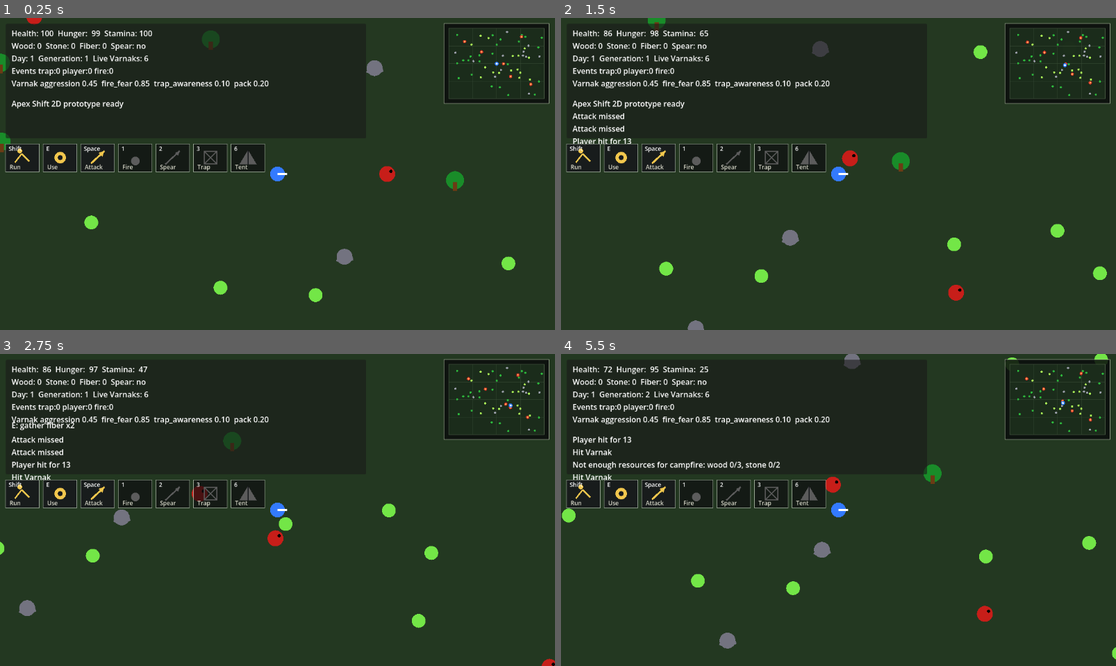
Above: before the commit, frames 1-4 (two rows, left to right).
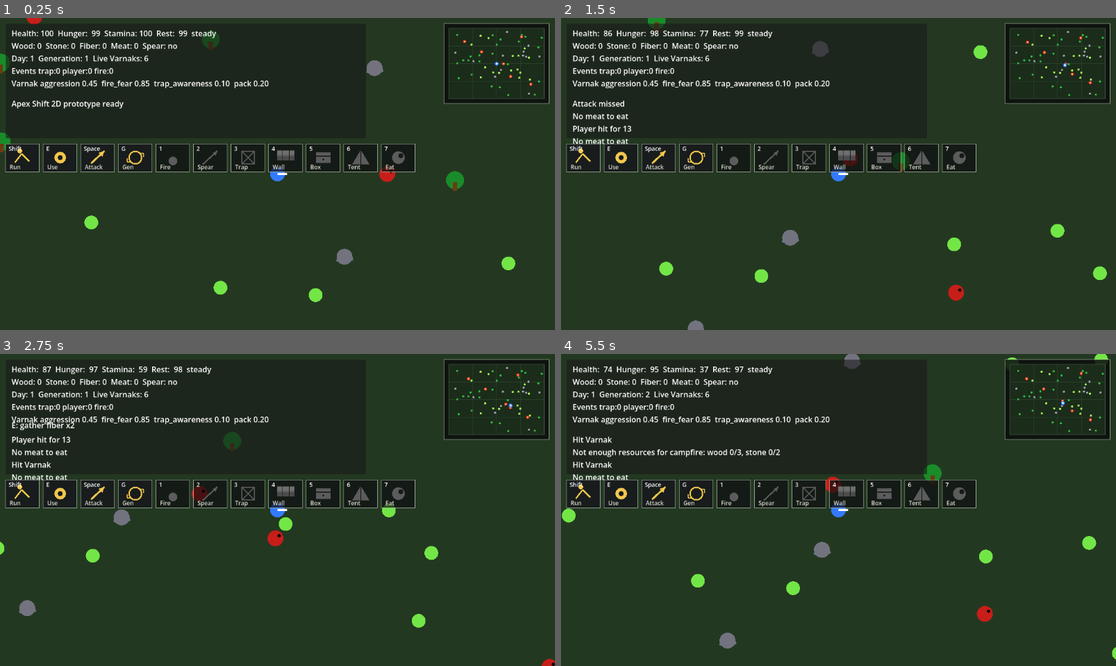
Above: after the commit, the same moments.

Repository: krisstoof/apex-shift-2d
Game: Godot game, scene res://scenes/main.tscn
The game is run twice, just before and just after one commit, with the same random seed, the same clock (stepped at 60 frames per second) and the same inputs.
Inputs (mouse positions are in pixels of both pictures, inside the frame that each line leads up to):
- Up to frame 1 (0.25 s): no input
- Up to frame 2 (1.5 s): tap Enter at 0.5 s; move the mouse to (960, 158) at 0.52 s; hold D (move_right) 0.53-1.28 s; hold Shift 0.53-1.28 s; click (960, 158) at 0.67 s; tap Space at 0.77 s; tap 7 at 0.8, 1.35 s; move the mouse to (727, 189) at 1.27 s; hold S (move_down) from 1.28 s (still down)
- Up to frame 3 (2.75 s): tap Space at 1.52 s; tap Shift at 1.55 s; move the mouse to (333, 441) at 2.02 s; release S (move_down) at 2.03 s; hold D (move_right) from 2.03 s (still down); hold Shift from 2.03 s (still down); tap 7 at 2.3 s
- Up to frame 4 (5.5 s): move the mouse to (810, 572) at 2.77 s; release D (move_right) at 2.78 s; release Shift at 2.78 s; hold W (move_up) 2.78-3.53 s; tap 7 at 2.85, 3.8, 5.3 s; click (810, 572) at 2.92 s; tap Space at 3.02, 3.77, 4.52 s; tap Shift at 3.05, 4.55 s; move the mouse to (1005, 556) at 3.52 s; hold A (move_left) 3.53-5.03 s; tap E at 3.6 s; move the mouse to (672, 463) at 4.27 s; tap G at 4.35 s; move the mouse to (866, 510) at 5.02 s; hold S (move_down) from 5.03 s (still down); tap 1 at 5.1 s; click (866, 510) at 5.17 s

The runs differ from the first frame. In frame 1, 2.8% of the frame differs, in the area x 20-75%, y 4-50%; in frame 2, 3.5%; in frame 3, 3.3%; in frame 4, 3.9%, in the area x 2-75%, y 4-50%.

Commit message:
player/#24 player stats more advanced

Diff:
--- a/scenes/ui/hud.tscn
+++ b/scenes/ui/hud.tscn
@@ -40,7 +40,7 @@
 [node name="SkillIconBar" type="Control" parent="."]
 offset_left = 12.0
 offset_top = 262.0
-offset_right = 560.0
+offset_right = 872.0
 offset_bottom = 322.0
 script = ExtResource("2")
 
--- a/scripts/buildings/tent.gd
+++ b/scripts/buildings/tent.gd
@@ -5,12 +5,14 @@
 	queue_redraw()
 
 
-func interact(_player: Node) -> void:
+func interact(player: Node) -> void:
 	var day_night_system := get_tree().current_scene.get_node_or_null("DayNightSystem")
 	if not day_night_system or not day_night_system.has_method("sleep_until_morning"):
 		get_node("/root/EventBus").post_message("No safe place to sleep")
 		return
-	day_night_system.sleep_until_morning()
+	if day_night_system.sleep_until_morning() and player and player.has_method("recover_from_sleep"):
+		player.recover_from_sleep()
+		get_node("/root/EventBus").post_message("Rested and recovered")
 
 
 func get_prompt() -> String:
--- a/scripts/player/player.gd
+++ b/scripts/player/player.gd
@@ -34,8 +34,8 @@
 
 func _physics_process(delta: float) -> void:
 	var input_vector := Input.get_vector("move_left", "move_right", "move_up", "move_down")
-	var wants_run := Input.is_key_pressed(KEY_SHIFT) and stats.stamina > 0.0 and input_vector.length() > 0.0
-	var speed := run_speed if wants_run else walk_speed
+	var wants_run := Input.is_key_pressed(KEY_SHIFT) and stats.can_run() and input_vector.length() > 0.0
+	var speed := (run_speed if wants_run else walk_speed) * stats.get_speed_multiplier()
 	velocity = input_vector * speed
 	move_and_slide()
 	global_position.x = clamp(global_position.x, -WORLD_LIMIT_X, WORLD_LIMIT_X)
@@ -65,6 +65,8 @@
 				_craft("storage_box")
 			KEY_6:
 				_craft("tent")
+			KEY_7:
+				_eat("meat")
 	if event is InputEventMouseButton and event.pressed and event.button_index == MOUSE_BUTTON_LEFT:
 		_attack()
 
@@ -72,6 +74,10 @@
 func receive_damage(amount: float) -> void:
 	stats.damage(amount)
 	get_node("/root/EventBus").post_message("Player hit for %s" % int(amount))
+
+
+func recover_from_sleep() -> void:
+	stats.sleep_recover()
 
 
 func _interact() -> void:
@@ -133,6 +139,16 @@
 	get_node("/root/EventBus").post_message("Crafted %s" % item_name)
 
 
+func _eat(item_name: String) -> void:
+	if item_name != "meat":
+		return
+	if not inventory.remove_item(item_name, 1):
+		get_node("/root/EventBus").post_message("No meat to eat")
+		return
+	stats.eat_food(32.0)
+	get_node("/root/EventBus").post_message("Ate meat")
+
+
 func _get_missing_ingredients(recipe: Dictionary) -> Array[String]:
 	var missing: Array[String] = []
 	for ingredient in recipe.keys():
--- a/scripts/player/player_stats.gd
+++ b/scripts/player/player_stats.gd
@@ -4,15 +4,26 @@
 var health := 100.0
 var hunger := 100.0
 var stamina := 100.0
+var rest := 100.0
+
+const MAX_HEALTH := 100.0
+const MAX_HUNGER := 100.0
+const MAX_STAMINA := 100.0
+const MAX_REST := 100.0
+const LOW_HUNGER := 25.0
+const EXHAUSTED_REST := 20.0
 
 func tick(delta: float, running: bool) -> void:
 	hunger = max(hunger - 0.9 * delta, 0.0)
+	rest = max(rest - (0.9 if running else 0.35) * delta, 0.0)
 	if running:
 		stamina = max(stamina - 18.0 * delta, 0.0)
 	else:
-		stamina = min(stamina + 16.0 * delta, 100.0)
+		stamina = min(stamina + _get_stamina_regen() * delta, MAX_STAMINA)
 	if hunger <= 0.0:
 		health = max(health - 3.0 * delta, 0.0)
+	elif hunger >= LOW_HUNGER and rest >= EXHAUSTED_REST:
+		health = min(health + 0.45 * delta, MAX_HEALTH)
 
 
 func spend_stamina(amount: float) -> bool:
@@ -24,3 +35,49 @@
 
 func damage(amount: float) -> void:
 	health = max(health - amount, 0.0)
+
+
+func eat_food(nutrition: float) -> void:
+	hunger = min(hunger + nutrition, MAX_HUNGER)
+
+
+func sleep_recover() -> void:
+	rest = MAX_REST
+	stamina = MAX_STAMINA
+	hunger = max(hunger - 8.0, 0.0)
+	if hunger >= LOW_HUNGER:
+		health = min(health + 35.0, MAX_HEALTH)
+
+
+func can_run() -> bool:
+	return stamina > 1.0 and hunger > 5.0 and rest > 5.0
+
+
+func get_speed_multiplier() -> float:
+	var multiplier := 1.0
+	if hunger < LOW_HUNGER:
+		multiplier *= 0.82
+	if rest < EXHAUSTED_REST:
+		multiplier *= 0.85
+	return multiplier
+
+
+func get_condition_text() -> String:
+	if hunger <= 0.0:
+		return "starving"
+	if hunger < LOW_HUNGER and rest < EXHAUSTED_REST:
+		return "hungry, exhausted"
+	if hunger < LOW_HUNGER:
+		return "hungry"
+	if rest < EXHAUSTED_REST:
+		return "exhausted"
+	return "steady"
+
+
+func _get_stamina_regen() -> float:
+	var regen := 16.0
+	if hunger < LOW_HUNGER:
+		regen *= 0.45
+	if rest < EXHAUSTED_REST:
+		regen *= 0.55
+	return regen
--- a/scripts/ui/hud.gd
+++ b/scripts/ui/hud.gd
@@ -32,8 +32,8 @@
 	var profile: Dictionary = evolution_director.get_profile()
 	var live_varnaks := get_tree().get_nodes_in_group("varnak").size()
 	stats_label.text = "\n".join([
-		"Health: %3d  Hunger: %3d  Stamina: %3d" % [player.stats.health, player.stats.hunger, player.stats.stamina],
-		"Wood: %d  Stone: %d  Fiber: %d  Spear: %s" % [player.inventory.get_amount("wood"), player.inventory.get_amount("stone"), player.inventory.get_amount("fiber"), "yes" if player.has_spear else "no"],
+		"Health: %3d  Hunger: %3d  Stamina: %3d  Rest: %3d  %s" % [player.stats.health, player.stats.hunger, player.stats.stamina, player.stats.rest, player.stats.get_condition_text()],
+		"Wood: %d  Stone: %d  Fiber: %d  Meat: %d  Spear: %s" % [player.inventory.get_amount("wood"), player.inventory.get_amount("stone"), player.inventory.get_amount("fiber"), player.inventory.get_amount("meat"), "yes" if player.has_spear else "no"],
 		"Day: %d  Generation: %d  Live Varnaks: %d" % [day_night_system.get_day(), profile.get("generation", 1), live_varnaks],
 		"Events trap:%d player:%d fire:%d" % [evolution_director.trap_kills, evolution_director.player_kills, evolution_director.fire_scares],
 		"Varnak aggression %.2f  fire_fear %.2f  trap_awareness %.2f  pack %.2f" % [profile.get("aggression", 0.0), profile.get("fire_fear", 0.0), profile.get("trap_awareness", 0.0), profile.get("pack_coordination", 0.0)]
--- a/scripts/ui/skill_icon_bar.gd
+++ b/scripts/ui/skill_icon_bar.gd
@@ -6,10 +6,14 @@
 	{"key": "Shift", "name": "Run", "kind": "run"},
 	{"key": "E", "name": "Use", "kind": "use"},
 	{"key": "Space", "name": "Attack", "kind": "attack"},
+	{"key": "G", "name": "Gen", "kind": "generation"},
 	{"key": "1", "name": "Fire", "kind": "fire"},
 	{"key": "2", "name": "Spear", "kind": "spear"},
 	{"key": "3", "name": "Trap", "kind": "trap"},
-	{"key": "6", "name": "Tent", "kind": "tent"}
+	{"key": "4", "name": "Wall", "kind": "wall"},
+	{"key": "5", "name": "Box", "kind": "storage_box"},
+	{"key": "6", "name": "Tent", "kind": "tent"},
+	{"key": "7", "name": "Eat", "kind": "eat"}
 ]
 
 func bind(p_player: Node) -> void:
@@ -47,8 +51,14 @@
 			return _has_recipe_items("campfire")
 		"trap":
 			return _has_recipe_items("trap")
+		"wall":
+			return _has_recipe_items("wall")
+		"storage_box":
+			return _has_recipe_items("storage_box")
 		"tent":
 			return _has_recipe_items("tent")
+		"eat":
+			return player.inventory.has_item("meat", 1)
 		_:
 			return true
 
@@ -77,6 +87,12 @@
 		"attack":
 			draw_line(center + Vector2(-14, 12), center + Vector2(14, -14), color, 4.0)
 			draw_polygon([center + Vector2(14, -14), center + Vector2(10, -2), center + Vector2(2, -10)], [color])
+		"generation":
+			draw_circle(center, 13.0, color, false, 3.0)
+			draw_line(center + Vector2(9, -9), center + Vector2(17, -9), color, 2.0)
+			draw_line(center + Vector2(17, -9), center + Vector2(17, -1), color, 2.0)
+			draw_line(center + Vector2(-9, 9), center + Vector2(-17, 9), color, 2.0)
+			draw_line(center + Vector2(-17, 9), center + Vector2(-17, 1), color, 2.0)
 		"fire":
 			draw_circle(center + Vector2(0, 7), 9.0, Color(0.85, 0.26, 0.08) if available else color)
 			draw_circle(center + Vector2(0, 3), 5.0, Color(1.0, 0.82, 0.18) if available else color)
@@ -87,6 +103,20 @@
 			draw_rect(Rect2(center - Vector2(13, 13), Vector2(26, 26)), color, false, 2.0)
 			draw_line(center + Vector2(-12, -12), center + Vector2(12, 12), color, 2.0)
 			draw_line(center + Vector2(12, -12), center + Vector2(-12, 12), color, 2.0)
+		"wall":
+			draw_rect(Rect2(center - Vector2(18, 9), Vector2(36, 9)), color, true)
+			draw_rect(Rect2(center - Vector2(18, 3), Vector2(36, 9)), color.darkened(0.18), true)
+			draw_rect(Rect2(center - Vector2(18, 15), Vector2(36, 9)), color.lightened(0.12), true)
+			draw_line(center + Vector2(-6, -15), center + Vector2(-6, 18), Color(0.09, 0.10, 0.11), 1.0)
+			draw_line(center + Vector2(8, -15), center + Vector2(8, 18), Color(0.09, 0.10, 0.11), 1.0)
+		"storage_box":
+			draw_rect(Rect2(center - Vector2(16, 12), Vector2(32, 24)), color, true)
+			draw_rect(Rect2(center - Vector2(16, 12), Vector2(32, 24)), Color(0.09, 0.10, 0.11), false, 2.0)
+			draw_line(center + Vector2(-16, -3), center + Vector2(16, -3), Color(0.09, 0.10, 0.11), 2.0)
+			draw_circle(center + Vector2(0, 4), 2.0, Color(0.09, 0.10, 0.11))
 		"tent":
 			draw_polygon([center + Vector2(-18, 14), center + Vector2(0, -16), center + Vector2(18, 14)], [color])
 			draw_line(center + Vector2(0, -16), center + Vector2(0, 14), Color(0.09, 0.10, 0.11), 2.0)
+		"eat":
+			draw_circle(center, 13.0, color)
+			draw_circle(center + Vector2(5, -4), 5.0, Color(0.09, 0.10, 0.11))
Not shown, added: scenes/creatures/varnak.tscn3571093618.tmp
